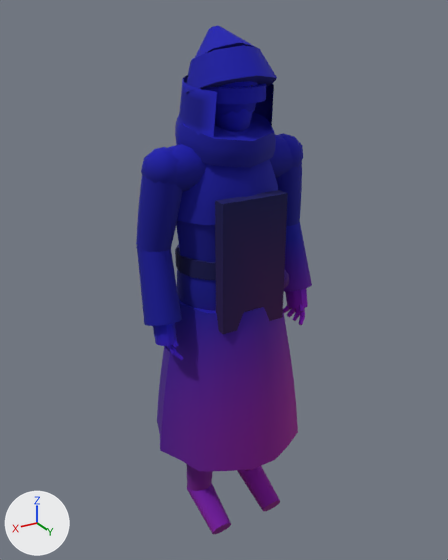
A saved change to the glTF model assets/kit/skel_sister.glb.
The view is the same before and after, from a camera (50 mm lens) standing at (1.043, 1.721, 1.845) and looking at (-0.007, -0.029, 0.971). Every picture has the same lights, and +X, +Y and +Z are marked at lower left. The picture after the commit comes second. Vertices at exactly the same position are counted once.

Script lines for the objects in view, before the commit:
```python
me_sister = bpy.data.meshes.new('sister')
me_sister.from_pydata(...)  # 2351 vertices, 4440 faces; spans x -0.33..0.33, y -0.26..0.26, z 0.0..1.81
# faces by material slot: [3416, 104, 12, 656, 80, 92, 80]
me_sister.materials.append(mat_m_habit)
me_sister.materials.append(mat_m_leather)
me_sister.materials.append(mat_m_brass)
me_sister.materials.append(mat_m_wax)
me_sister.materials.append(mat_m_iron)
me_sister.materials.append(mat_m_steel)
me_sister.materials.append(mat_m_gold)
ob_sister = bpy.data.objects.new('sister', me_sister)
ob_sister.location = (0.0, 0.0, 0.0)
```
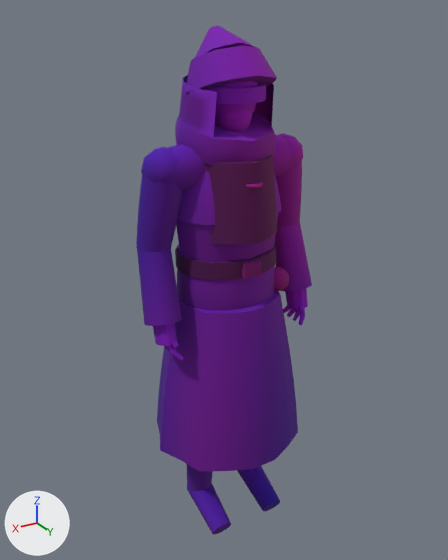
Location of each change, [x1, y1, x2, y2] in pixels of the pictures (448 x 560 px):
part 1 of me_sister, added: after [246, 182, 263, 189]
part 2 of me_sister, added (purple): after [205, 155, 277, 244]
part 3 of me_sister, deleted (purple): before [215, 190, 288, 334]
part 4 of me_sister, recoloured: [136, 26, 312, 534] in both

What changed in the scene script:
```text
Change me_sister:
    used by ob_sister; location = (0.0, 0.0, 0.0)
    remove me_sister.from_pydata(...)  # 2351 vertices, 4440 faces; spans x -0.33..0.33, y -0.26..0.26, z 0.0..1.81
    add me_sister.from_pydata(...)  # 2491 vertices, 4720 faces; spans x -0.33..0.33, y -0.26..0.26, z 0.0..1.81
    me_sister part 1: a new loose piece of 84 vertices spanning x -0.04..0.04, y 0.11..0.18, z 1.35..1.37, in mat_m_gold
    me_sister part 2: a new loose piece of 64 vertices spanning x -0.16..0.16, y -0.18..0.19, z 1.18..1.43, in mat_m_leather
    me_sister part 3
    8 vertices are removed from x -0.12..0.12, y 0.13..0.17, z 0.88..1.32
    12 faces are deleted
    me_sister part 4: 4317 kept faces spanning x -0.33..0.33, y -0.26..0.26, z 0.0..1.81 get new vertex colours
```
